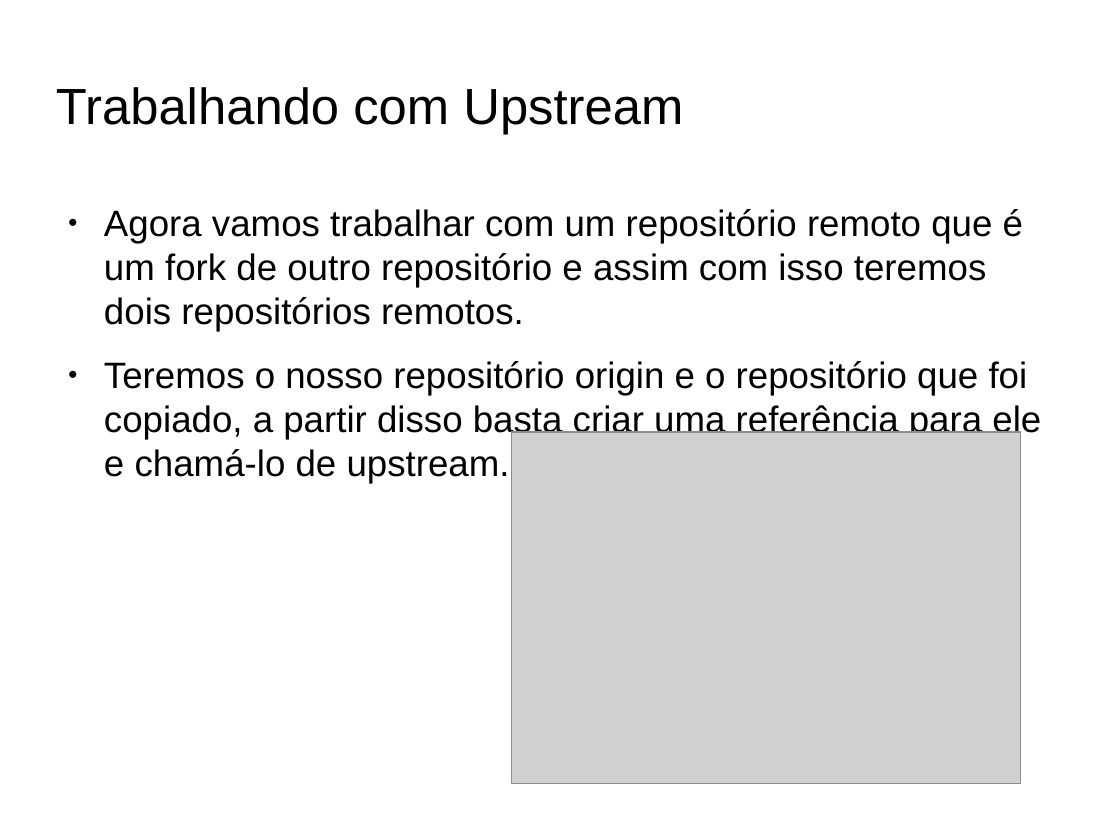
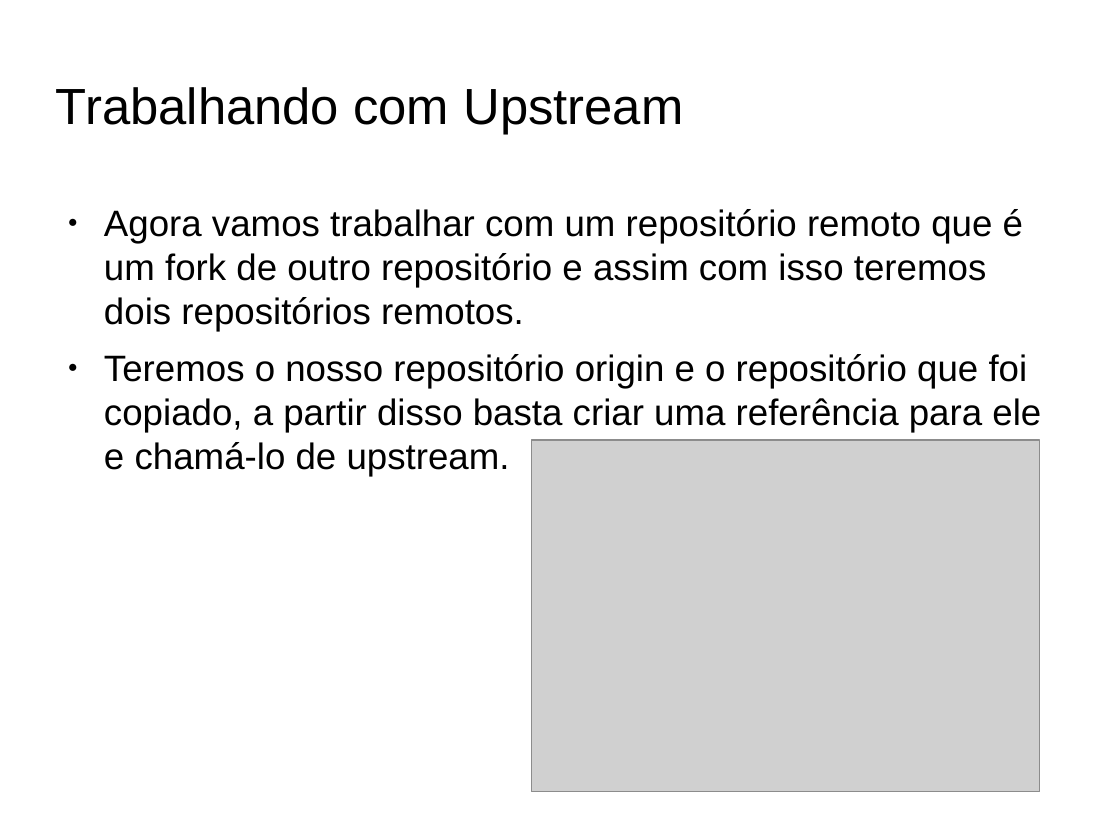
Before and after one commit to fabioads/apresentacao-git, a slide deck: slide 17 of Aprensentacao-GitHub.odp. Drawn at 1120x840 pixels with LibreOffice and Linux fonts; fonts in the diff are those of the drawing; grey boxes stand for pictures; background and template pictures are left out. Boxes give left, top, right and bottom in pixels: in the first picture for what was removed or moved away, otherwise in the second. Text is boxed around its words. In the diff, an @@ line names an element or a change of style, - is before the commit and + after.

```diff
--- a/Aprensentacao-GitHub.odp
+++ b/Aprensentacao-GitHub.odp
@@ text "Teremos o nosso repositório origin ...": place and size @@
-text "Teremos o nosso repositório origin ..." at [104, 209, 1041, 484]
+text "Teremos o nosso repositório origin ..." at [104, 354, 1041, 476]
@@ picture: place and size @@
-picture at [512, 432, 1021, 784]
+picture at [532, 440, 1041, 792]
```
Also in this commit, not shown: 7 other slides changed.
